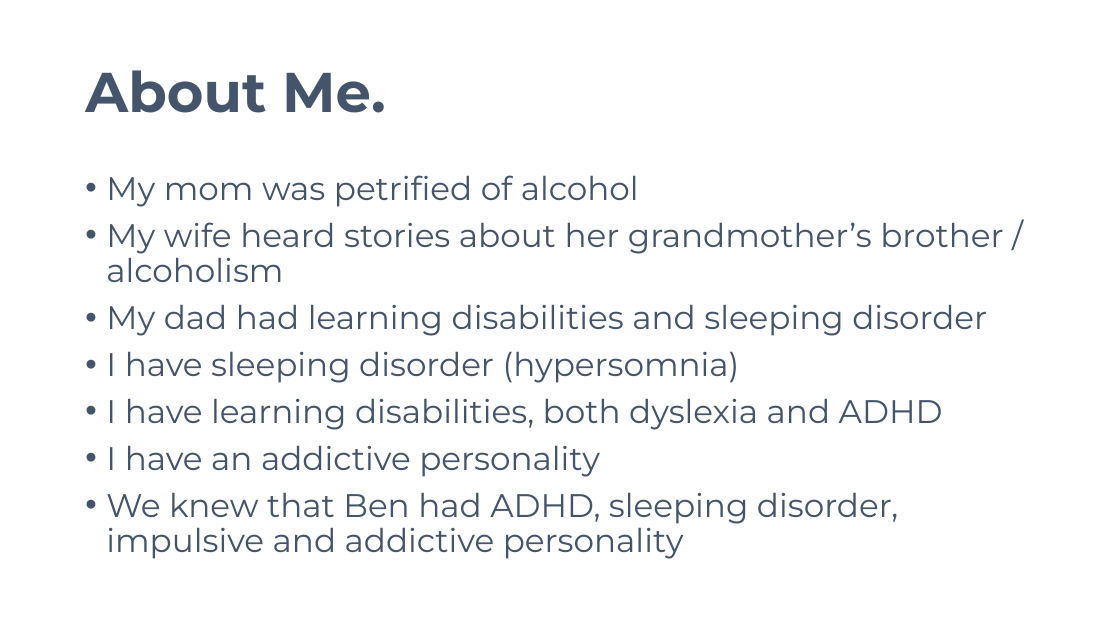
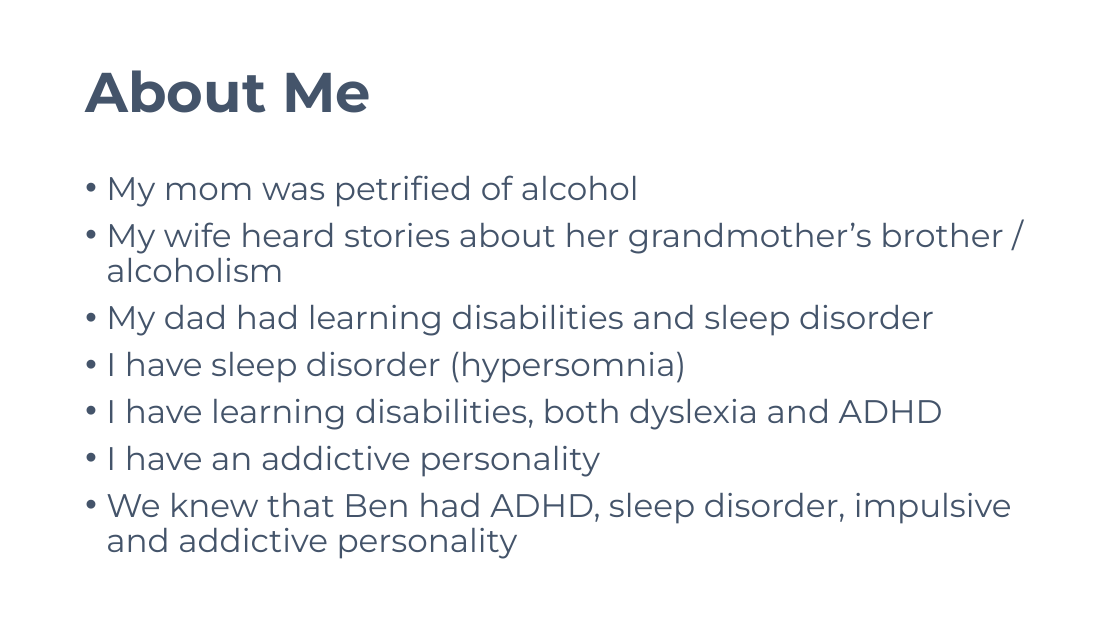
Before and after one commit to avifarah/Know-the-signs-when-and-how-talk-about-drugs, a slide deck: slide 4 of Know the Signs_When and How to Talk about Drugs.pptx. Drawn at 1120x630 pixels with LibreOffice and Linux fonts; fonts in the diff are those of the drawing. Boxes give left, top, right and bottom in pixels: in the first picture for what was removed or moved away, otherwise in the second. Text is boxed around its words. In the diff, an @@ line names an element or a change of style, - is before the commit and + after.

Commit message:
2022 01 10

```diff
--- a/Know the Signs_When and How to Talk about Drugs.pptx
+++ b/Know the Signs_When and How to Talk about Drugs.pptx
@@ title at <box>85,70,371,113</box>: text changed @@
-About Me.
+About Me
@@ text at <box>106,304,934,383</box>: text changed @@
-• My dad had learning disabilities and sleeping disorder
-• I have sleeping disorder (hypersomnia)
+• My dad had learning disabilities and sleep disorder
+• I have sleep disorder (hypersomnia)
@@ text at <box>106,492,1012,559</box>: text changed @@
-• We knew that Ben had ADHD, sleeping disorder, impulsive and addictive personality
+• We knew that Ben had ADHD, sleep disorder, impulsive and addictive personality
```
Also in this commit, not shown: 1 other slide changed.
